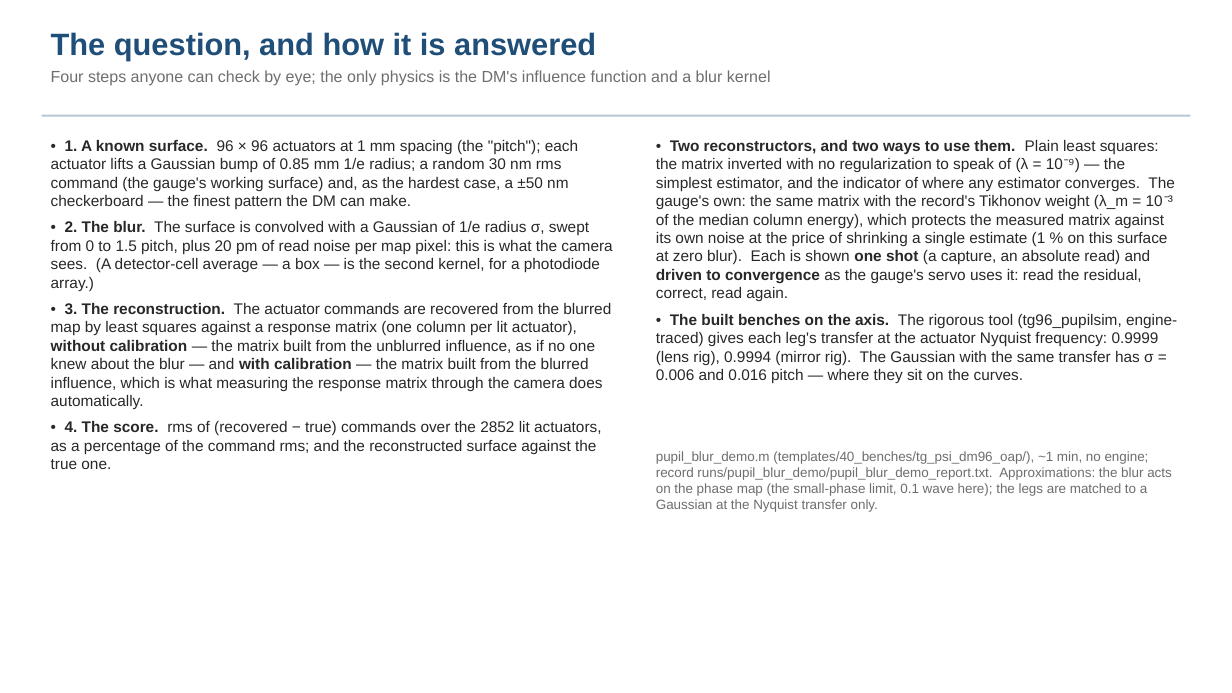
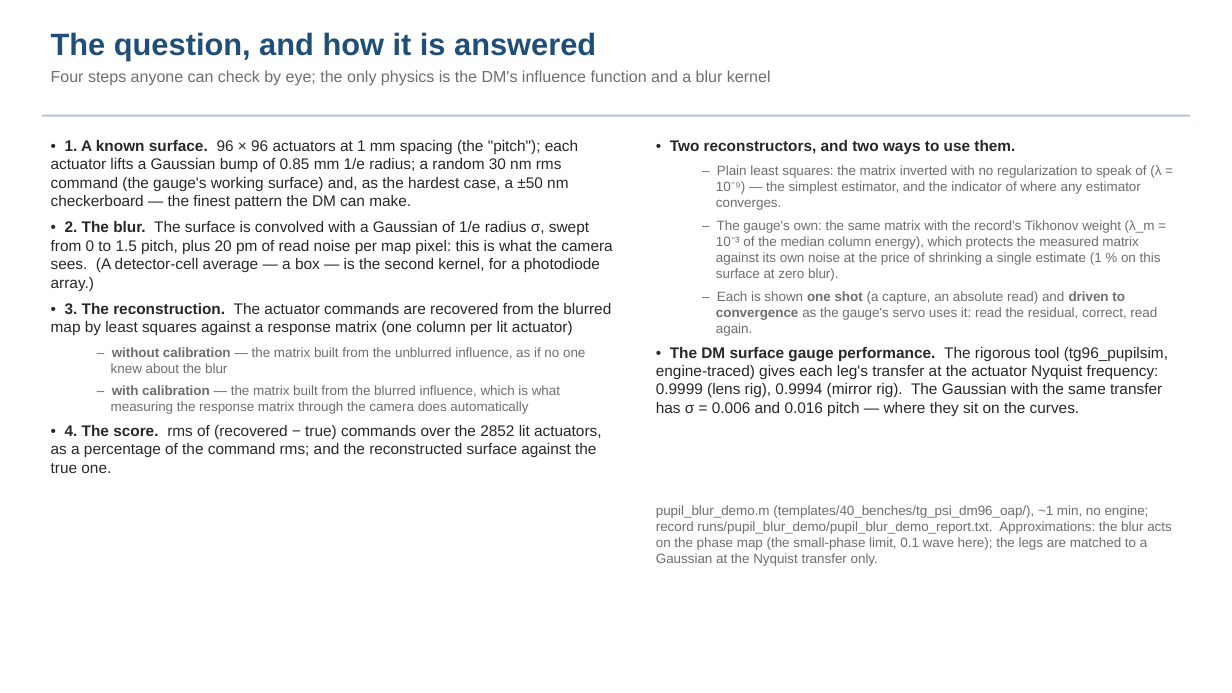
Before and after one commit to nasa-jpl/macos, a slide deck: slide 2 of demo_session/deck_blur.pptx. Drawn at 1232x693 pixels with LibreOffice and Linux fonts; fonts in the diff are those of the drawing. Boxes give left, top, right and bottom in pixels: in the first picture for what was removed or moved away, otherwise in the second. Text is boxed around its words. In the diff, an @@ line names an element or a change of style, - is before the commit and + after.

```diff
--- a/demo_session/deck_blur.pptx
+++ b/demo_session/deck_blur.pptx
@@ text at <box>656,140,1168,416</box>: text changed; size 12 to 10.5 pt; text colour #282828 to #6E6E6E @@
-• Two reconstructors, and two ways to use them. Plain least squares: the matrix inverted with no regularization to speak of (λ = 10⁻⁹) — the simplest estimator, and the indicator of where any estimator converges. The gauge's own: the same matrix with the record's Tikhonov weight (λ_m = 10⁻³ of the median column energy), which protects the measured matrix against its own noise at the price of shrinking a single estimate (1 % on this surface at zero blur). Each is shown one shot (a capture, an absolute read) and driven to convergence as the gauge's servo uses it: read the residual, correct, read again.
-• The built benches on the axis. The rigorous tool (tg96_pupilsim, engine-traced) gives each leg's transfer at the actuator Nyquist frequency: 0.9999 (lens rig), 0.9994 (mirror rig). The Gaussian with the same transfer has σ = 0.006 and 0.016 pitch — where they sit on the curves.
+• Two reconstructors, and two ways to use them.
+– Plain least squares: the matrix inverted with no regularization to speak of (λ = 10⁻⁹) — the simplest estimator, and the indicator of where any estimator converges.
+– The gauge's own: the same matrix with the record's Tikhonov weight (λ_m = 10⁻³ of the median column energy), which protects the measured matrix against its own noise at the price of shrinking a single estimate (1 % on this surface at zero blur).
+– Each is shown one shot (a capture, an absolute read) and driven to convergence as the gauge's servo uses it: read the residual, correct, read again.
+• The DM surface gauge performance. The rigorous tool (tg96_pupilsim, engine-traced) gives each leg's transfer at the actuator Nyquist frequency: 0.9999 (lens rig), 0.9994 (mirror rig). The Gaussian with the same transfer has σ = 0.006 and 0.016 pitch — where they sit on the curves.
@@ text at <box>51,303,611,414</box>: text changed; size 12 to 10.5 pt; text colour #282828 to #6E6E6E @@
-• 3. The reconstruction. The actuator commands are recovered from the blurred map by least squares against a response matrix (one column per lit actuator), without calibration — the matrix built from the unblurred influence, as if no one knew about the blur — and with calibration — the matrix built from the blurred influence, which is what measuring the response matrix through the camera does automatically.
+• 3. The reconstruction. The actuator commands are recovered from the blurred map by least squares against a response matrix (one column per lit actuator)
+– without calibration — the matrix built from the unblurred influence, as if no one knew about the blur
+– with calibration — the matrix built from the blurred influence, which is what measuring the response matrix through the camera does automatically
@@ text "pupil_blur_demo.m (templates/40_benches/tg_psi_dm96_oap/), ~ ...": place and size @@
-text "pupil_blur_demo.m (templates/40_benches/tg_psi_dm96_oap/), ~ ..." at <box>656,451,1172,512</box>
+text "pupil_blur_demo.m (templates/40_benches/tg_psi_dm96_oap/), ~ ..." at <box>656,505,1172,566</box>
```
Also in this commit, not shown: 1 other file.
